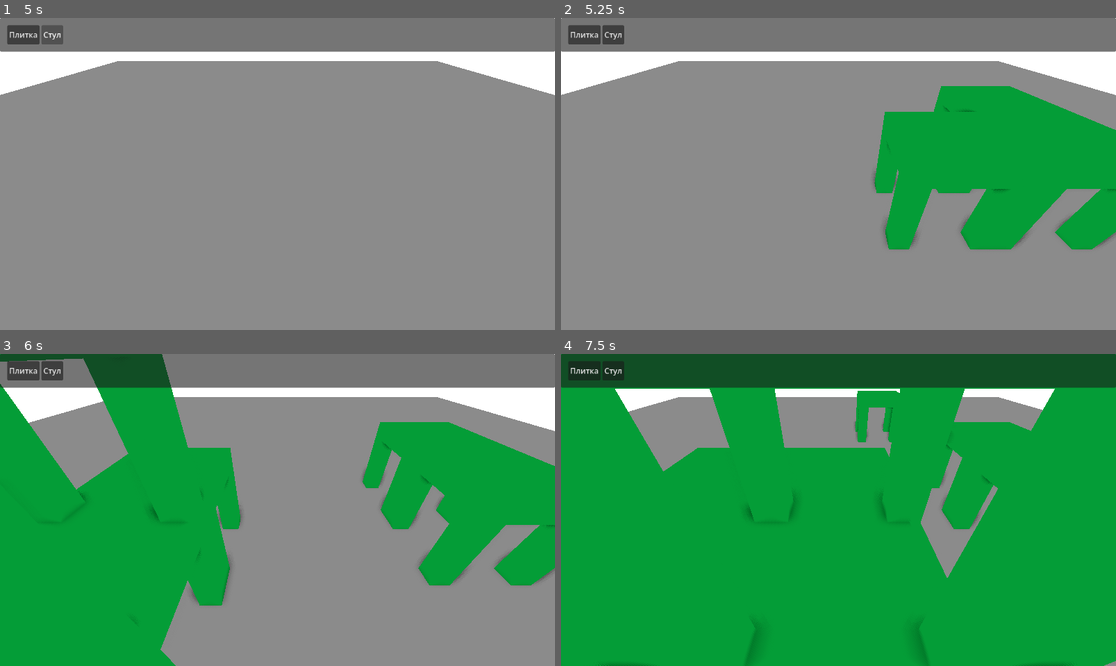
Above: before the commit, frames 1-4 (two rows, left to right).
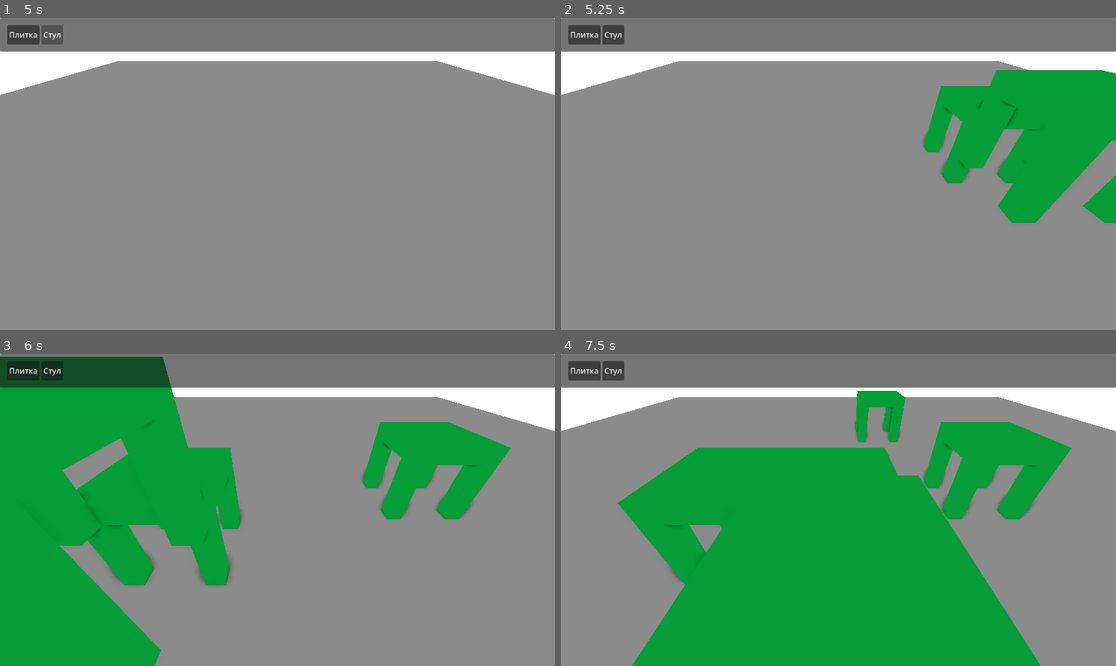
Above: after the commit, the same moments.

Repository: kotofeyy/cozy_lego_game
Game: Godot game, scene res://scenes/main.tscn
Two runs of this game, one before a commit and one after it. Both use one fixed random seed, a clock stepped at 60 frames per second and the inputs below.
Inputs (mouse positions are in pixels of both pictures, inside the frame that each line leads up to):
- Up to frame 1 (5 s): click "Плитка" at 0.5 s; click "Стул" at 1.25 s; click "Плитка" at 2 s; click "Стул" at 2.75 s; click "Плитка" at 3.5 s; click "Стул" at 4.25 s
- Up to frame 2 (5.25 s): tap Enter at 5 s; move the mouse to (960, 158) at 5.02 s; press the mouse at (960, 158) at 5.03 s
- Up to frame 3 (6 s): tap Space at 5.75 s; move the mouse to (166, 525) at 5.77 s; release the mouse at (166, 525) at 5.78 s; click (166, 525) at 5.85 s
- Up to frame 4 (7.5 s): tap Enter at 6.5 s; move the mouse to (894, 441) at 6.52 s; press the mouse at (894, 441) at 6.53 s; right-click (894, 441) at 6.6 s; tap Space at 7.25 s; move the mouse to (810, 572) at 7.27 s; release the mouse at (810, 572) at 7.28 s; tap Middle mouse button (mouse_middle_action) at 7.35 s

Frame 1 is identical in both runs. In frame 2, 11% of the frame differs, in the area x 56-100%, y 16-75%; in frame 3, 16%; in frame 4, 47%, in the area x 0-100%, y 0-100%.

Commit message:
пофиксил установку блоков
Короче, у блоков нужно сдвигать пивот под ноги так скажем. Но напрямую это сделать нельзя, нужно взять внутренности и потянуть их вручную

Diff:
--- a/code/installation_of_blocks.gd
+++ b/code/installation_of_blocks.gd
@@ -1,5 +1,6 @@
 extends Node3D
 
+@onready var current_item: Node = $CurrentItem
 
 
 var build_delay = 0.11  # Пауза между блоками в секундах
@@ -13,7 +14,8 @@
 	var path = ItemTypes.blocks[ItemTypes.type.TILES_BASE]["path"]
 	var new_block: PackedScene = load(path)
 	current_block = new_block.instantiate()
-	add_child(current_block)
+	clear_current_item()
+	current_item.add_child(current_block)
 	group_of_current_block = current_block.get_groups()
 
 
@@ -34,9 +36,10 @@
 
 	if Input.is_action_pressed("mouse_action") and build_timer <= 0:
 		# чтобы плитки не ставились друг на друга, проверяю по группам
-		if not group==group_of_current_block:
+		if not group == group_of_current_block:
 			place_block()
 			build_timer = build_delay # Сбрасываем таймер
+
 	if Input.is_action_just_pressed("mouse_del"):
 		if group.has("placeable"):
 			object.queue_free()
@@ -67,28 +70,29 @@
 	var final_pos
 	var type
 	var collider
+
 	if result:
-
 		var hit_pos = result.position
 		var hit_normal = result.normal # Вектор грани (например, Vector3.UP)
-
-		# Высота вашего полублока (замените на реальную, если она не 0.5)
-		var block_height = 1
 
 		collider = result.collider
 
 		# Сдвигаем позицию на половину высоты ВДОЛЬ нормали
 		# Так блок всегда встанет ПОВЕРХ грани, а не внутрь
-		var block_size = current_block.scale
-		final_pos = hit_pos + (hit_normal * block_size * 0.5)
+		var shape = current_block.get_node("CollisionShape3D").shape
+		var height = shape.size.y
+		final_pos = hit_pos + (hit_normal * height * 0.5)
+		var grid_y = 0.2
 
-		# Применяем сетку (snapping)
-		# Если высота 0.5, то и шаг сетки по Y должен быть 0.5
+		var surface_y = snapped(hit_pos.y, grid_y)
+
 		final_pos.x = snapped(final_pos.x, 1.0)
 		final_pos.z = snapped(final_pos.z, 1.0)
-		final_pos.y = snapped(final_pos.y, block_size.y)
+		final_pos.y = hit_pos.y
+		#final_pos.y = surface_y + height * 0.5
+		#final_pos.y = hit_pos.y + height * 0.5
 
-		# Проверка на дубликат через словарь (как обсуждали раньше)
+
 
 		type = collider.get_groups()
 	return {
@@ -102,5 +106,12 @@
 	var path = ItemTypes.blocks[block]["path"]
 	var new_block: PackedScene = load(path)
 	current_block = new_block.instantiate()
-	add_child(current_block)
+	clear_current_item()
+	current_item.add_child(current_block)
 	group_of_current_block = current_block.get_groups()
+
+
+func clear_current_item() ->void:
+	var child = current_item.get_child(0)
+	if child:
+		child.queue_free()
--- a/scenes/blocks/base_chair.tscn
+++ b/scenes/blocks/base_chair.tscn
@@ -1,6 +1,4 @@
 [gd_scene format=3 uid="uid://vgucamw4rpou"]
-
-[sub_resource type="BoxShape3D" id="BoxShape3D_s8fmr"]
 
 [sub_resource type="BoxMesh" id="BoxMesh_j8c57"]
 
@@ -9,32 +7,35 @@
 
 [sub_resource type="BoxMesh" id="BoxMesh_s8fmr"]
 
+[sub_resource type="BoxShape3D" id="BoxShape3D_s8fmr"]
+
 [node name="BaseChair" type="StaticBody3D" unique_id=690638999 groups=["chair_base", "placeable"]]
 
-[node name="CollisionShape3D" type="CollisionShape3D" parent="." unique_id=686841660]
-shape = SubResource("BoxShape3D_s8fmr")
-
 [node name="MeshInstance3D3" type="MeshInstance3D" parent="." unique_id=363016249]
-transform = Transform3D(0.2, 0, 0, 0, 1, 0, 0, 0, 0.2, 0.4, 0, 0.4)
+transform = Transform3D(0.2, 0, 0, 0, 1, 0, 0, 0, 0.2, 0.4, 0.5, 0.4)
 mesh = SubResource("BoxMesh_j8c57")
 surface_material_override/0 = SubResource("StandardMaterial3D_2nbdr")
 
 [node name="MeshInstance3D" type="MeshInstance3D" parent="." unique_id=842884731]
-transform = Transform3D(0.2, 0, 0, 0, 1, 0, 0, 0, 0.2, 0.4, 0, -0.4)
+transform = Transform3D(0.2, 0, 0, 0, 1, 0, 0, 0, 0.2, 0.4, 0.5, -0.4)
 mesh = SubResource("BoxMesh_j8c57")
 surface_material_override/0 = SubResource("StandardMaterial3D_2nbdr")
 
 [node name="MeshInstance3D2" type="MeshInstance3D" parent="." unique_id=790935837]
-transform = Transform3D(1, 0, 0, 0, 0.2, 0, 0, 0, 1, 0, 0.4, 0)
+transform = Transform3D(1, 0, 0, 0, 0.2, 0, 0, 0, 1, 0, 0.9, 0)
 mesh = SubResource("BoxMesh_s8fmr")
 surface_material_override/0 = SubResource("StandardMaterial3D_2nbdr")
 
 [node name="MeshInstance3D4" type="MeshInstance3D" parent="." unique_id=1975704662]
-transform = Transform3D(0.2, 0, 0, 0, 1, 0, 0, 0, 0.2, -0.4, 0, 0.4)
+transform = Transform3D(0.2, 0, 0, 0, 1, 0, 0, 0, 0.2, -0.4, 0.5, 0.4)
 mesh = SubResource("BoxMesh_j8c57")
 surface_material_override/0 = SubResource("StandardMaterial3D_2nbdr")
 
 [node name="MeshInstance3D5" type="MeshInstance3D" parent="." unique_id=971340779]
-transform = Transform3D(0.2, 0, 0, 0, 1, 0, 0, 0, 0.2, -0.4, 0, -0.4)
+transform = Transform3D(0.2, 0, 0, 0, 1, 0, 0, 0, 0.2, -0.4, 0.5, -0.4)
 mesh = SubResource("BoxMesh_j8c57")
 surface_material_override/0 = SubResource("StandardMaterial3D_2nbdr")
+
+[node name="CollisionShape3D" type="CollisionShape3D" parent="." unique_id=686841660]
+transform = Transform3D(1, 0, 0, 0, 1, 0, 0, 0, 1, 0, 0.5, 0)
+shape = SubResource("BoxShape3D_s8fmr")
--- a/scenes/blocks/tiles_base.tscn
+++ b/scenes/blocks/tiles_base.tscn
@@ -8,11 +8,12 @@
 [sub_resource type="BoxShape3D" id="BoxShape3D_j8c57"]
 
 [node name="Tiles" type="StaticBody3D" unique_id=1960273006 groups=["placeable", "tiles_base"]]
-transform = Transform3D(1, 0, 0, 0, 0.2, 0, 0, 0, 1, 0, 0, 0)
 
 [node name="MeshInstance3D" type="MeshInstance3D" parent="." unique_id=662253268]
+transform = Transform3D(1, 0, 0, 0, 0.2, 0, 0, 0, 1, 0, 0.1, 0)
 mesh = SubResource("BoxMesh_saun3")
 surface_material_override/0 = SubResource("StandardMaterial3D_saun3")
 
 [node name="CollisionShape3D" type="CollisionShape3D" parent="." unique_id=1947170799]
+transform = Transform3D(1, 0, 0, 0, 0.2, 0, 0, 0, 1, 0, 0.1, 0)
 shape = SubResource("BoxShape3D_j8c57")
--- a/scenes/installation_of_blocks.tscn
+++ b/scenes/installation_of_blocks.tscn
@@ -4,3 +4,5 @@
 
 [node name="InstallationOfBlocks" type="Node3D" unique_id=377349631]
 script = ExtResource("1_saun3")
+
+[node name="CurrentItem" type="Node" parent="." unique_id=56104754]
